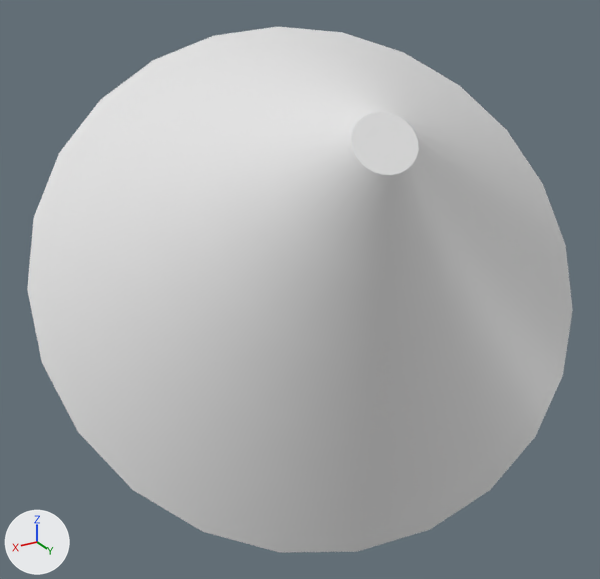
The OBJ model NorfolkVizApp/depends/models/F10.obj as it was, and as the next commit left it.
Both versions are drawn from a 50 mm lens placed at (149.8, 356.4, -190.7), pointed at (79.9, 239.9, -249.0). The lights are fixed; the arrows at lower left show +X, +Y and +Z. Where no turn or scale is listed for an object, it has been applied to the vertices.

Script lines for the objects in view, before the commit:
```python
me_f10 = bpy.data.meshes.new('F10')
me_f10.from_pydata(...)  # 146 vertices, 288 faces; spans x 28.2..123.9, y 204.7..276.6, z -283.7..-207.7
ob_f10 = bpy.data.objects.new('F10', me_f10)
ob_f10.location = (0.0, 0.0, 0.0)
```
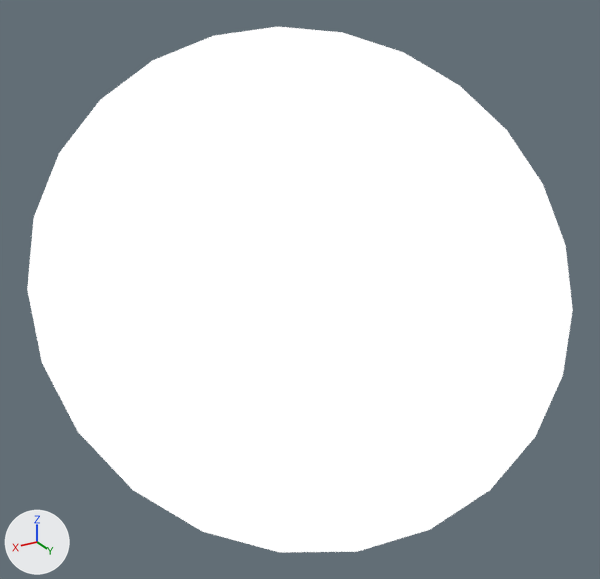
Location of each change, [x1, y1, x2, y2] in pixels of the pictures (600 x 579 px):
'F10', recoloured: [27, 27, 573, 552] in both

The change in detail:
Picture 'lightGrad.jpg' (img_lightgrad_jpg) is new.
Material '17___Default' (mat_17___default) is new.
Its texture is img_lightgrad_jpg.
Its roughness is 0.9.
Its emission strength is 1.0.
me_f10 has 146 vertices, 288 faces and spans x 28.2..123.9, y 204.7..276.6, z -283.7..-207.7.
me_f10 now uses material mat_17___default (picture img_lightgrad_jpg).
